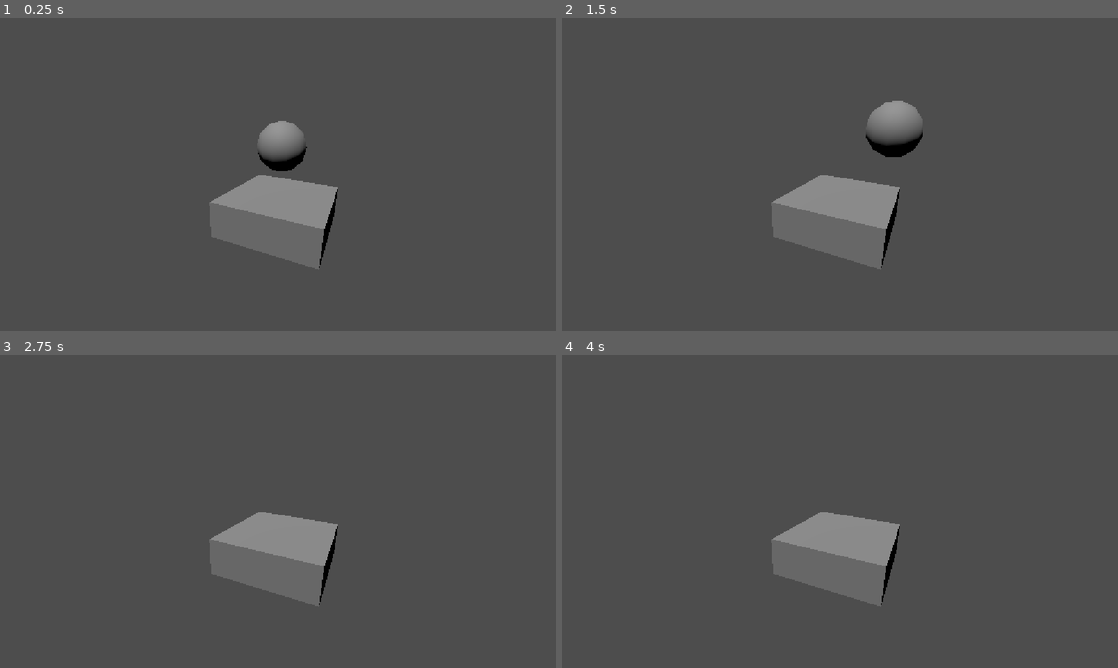
Above: before the commit, frames 1-4 (two rows, left to right).
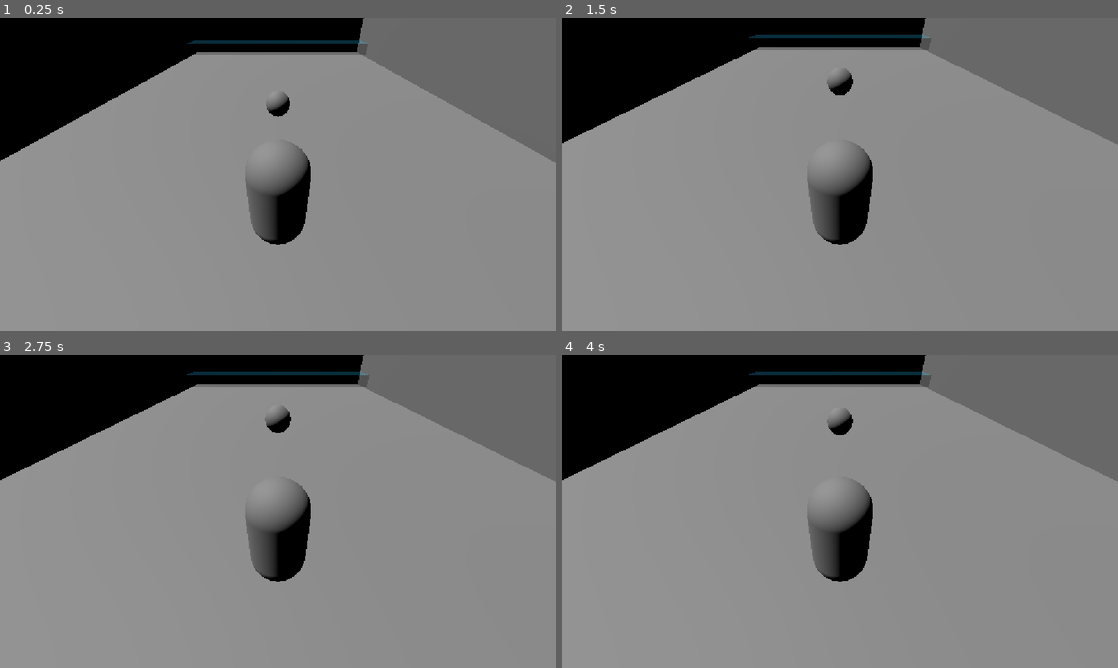
Above: after the commit, the same moments.

Repository: ericmlien/Programming-Workshop-TestProject
Game: Godot game, scene res://bodies.tscn
Same seed, same stepped clock (60 frames per second), same inputs: the game is played once before the commit and once after it. The project has no main scene, so this scene is started directly.
Inputs:
- Up to frame 1 (0.25 s): no input
- Up to frame 2 (1.5 s): no input
- Up to frame 3 (2.75 s): no input
- Up to frame 4 (4 s): no input

The runs differ from the first frame. In frame 1, 98% of the frame differs, in the area x 0-100%, y 0-100%; in frame 2, 98%; in frame 3, 99%; in frame 4, 99%.

Commit message:
now if were talkin bodies you got a perfect one so put it on me (hey!)

Diff:
--- a/bodies.tscn
+++ b/bodies.tscn
@@ -1,32 +1,159 @@
 [gd_scene format=3 uid="uid://dc1ry0yw6wkyy"]
 
 [sub_resource type="BoxShape3D" id="BoxShape3D_l16ms"]
-size = Vector3(1, 0.33642578, 1)
+size = Vector3(15, 1.847, 10)
+
+[sub_resource type="BoxShape3D" id="BoxShape3D_vgd2a"]
+size = Vector3(15, 4, 1)
+
+[sub_resource type="BoxShape3D" id="BoxShape3D_2nybb"]
+size = Vector3(15, 4, 1)
+
+[sub_resource type="BoxShape3D" id="BoxShape3D_sm0rs"]
+size = Vector3(10, 4, 1)
 
 [sub_resource type="PhysicsMaterial" id="PhysicsMaterial_l16ms"]
+friction = 0.4
 bounce = 1.0
 
 [sub_resource type="SphereShape3D" id="SphereShape3D_l16ms"]
 radius = 0.1496351
+
+[sub_resource type="BoxShape3D" id="BoxShape3D_uuy4b"]
+size = Vector3(1.5, 0.5, 10)
+
+[sub_resource type="StandardMaterial3D" id="StandardMaterial3D_0n3nq"]
+transparency = 1
+albedo_color = Color(0, 0.6901961, 1, 0.23529412)
+
+[sub_resource type="BoxMesh" id="BoxMesh_uuy4b"]
+material = SubResource("StandardMaterial3D_0n3nq")
+size = Vector3(1.5, 0.5, 10)
+
+[sub_resource type="GDScript" id="GDScript_l16ms"]
+resource_name = "capsule_character"
+script/source = "extends CharacterBody3D
+
+
+const SPEED = 5.0
+const JUMP_VELOCITY = 4.5
+
+
+func _physics_process(delta: float) -> void:
+	# Add the gravity.
+	if not is_on_floor():
+		velocity += get_gravity() * delta
+
+	# Handle jump.
+	if Input.is_action_just_pressed(\"ui_accept\") and is_on_floor():
+		velocity.y = JUMP_VELOCITY
+
+	# Get the input direction and handle the movement/deceleration.
+	# As good practice, you should replace UI actions with custom gameplay actions.
+	var input_dir := Input.get_vector(\"ui_left\", \"ui_right\", \"ui_up\", \"ui_down\")
+	var direction := (transform.basis * Vector3(input_dir.x, 0, input_dir.y)).normalized()
+	if direction:
+		velocity.x = direction.x * SPEED
+		velocity.z = direction.z * SPEED
+	else:
+		velocity.x = move_toward(velocity.x, 0, SPEED)
+		velocity.z = move_toward(velocity.z, 0, SPEED)
+
+	move_and_slide()
+
+	# dis is for kickin da ball
+	# use get_slide_collision_count() to get all colliders the characterBody3D collided with this physics frame
+	# if any of them are a RigidBody3D (like the bouncy ball!)
+	# 	use RigidBody3D.apply_central_impulse to kick the ball
+	# 	and collision.get_normal() to get the normal direction of the collision
+	#	the normal goes inward from the point of collision, which is why we inverse it by making it negative
+	for i in get_slide_collision_count():
+		var collision = get_slide_collision(i)
+		var collider = collision.get_collider()
+		if collider is RigidBody3D:
+			var kick_direction = -collision.get_normal()
+			collider.apply_central_impulse(kick_direction * 2)
+
+"
+
+[sub_resource type="CapsuleMesh" id="CapsuleMesh_l16ms"]
+radius = 0.25
+height = 1.0
+
+[sub_resource type="CapsuleShape3D" id="CapsuleShape3D_l16ms"]
+height = 1.0
 
 [node name="Bodies" type="Node3D" unique_id=1994731926]
 
 [node name="BouncingBallDemo" type="Node3D" parent="." unique_id=1599783364]
 
 [node name="Platform" type="Node3D" parent="BouncingBallDemo" unique_id=1582131012]
-transform = Transform3D(0.99849856, 0.054779194, 0, -0.054779194, 0.99849856, 0, 0, 0, 1, 0, 0, 0)
 
-[node name="CSGBox3D" type="CSGBox3D" parent="BouncingBallDemo/Platform" unique_id=1861958662]
-size = Vector3(1, 0.34521484, 1)
+[node name="Floor" type="Node3D" parent="BouncingBallDemo/Platform" unique_id=632185181]
+transform = Transform3D(1, 0, 0, 0, 1, 0, 0, 0, 1, -2.5, 0, 0)
 
-[node name="StaticBody3D" type="StaticBody3D" parent="BouncingBallDemo/Platform" unique_id=1625330607]
+[node name="CSGBox3D" type="CSGBox3D" parent="BouncingBallDemo/Platform/Floor" unique_id=1861958662]
+size = Vector3(15, 0.345, 10)
 
-[node name="CollisionShape3D" type="CollisionShape3D" parent="BouncingBallDemo/Platform/StaticBody3D" unique_id=434819320]
+[node name="StaticBody3D" type="StaticBody3D" parent="BouncingBallDemo/Platform/Floor" unique_id=1625330607]
+
+[node name="CollisionShape3D" type="CollisionShape3D" parent="BouncingBallDemo/Platform/Floor/StaticBody3D" unique_id=434819320]
+transform = Transform3D(1, 0, 0, 0, 1, 0, 0, 0, 1, 0, -0.7555996, 0)
 shape = SubResource("BoxShape3D_l16ms")
+
+[node name="Wall" type="Node3D" parent="BouncingBallDemo/Platform" unique_id=1807807187]
+transform = Transform3D(1, 0, 0, 0, 1, 0, 0, 0, 1, 0, 0, -5)
+
+[node name="CSGBox3D" type="CSGBox3D" parent="BouncingBallDemo/Platform/Wall" unique_id=635374915]
+transform = Transform3D(1, 0, 0, 0, 1, 0, 0, 0, 1, -2.5, 0, 0)
+size = Vector3(15, 4, 1)
+
+[node name="StaticBody3D" type="StaticBody3D" parent="BouncingBallDemo/Platform/Wall" unique_id=614972855]
+
+[node name="CollisionShape3D" type="CollisionShape3D" parent="BouncingBallDemo/Platform/Wall/StaticBody3D" unique_id=669050759]
+transform = Transform3D(1, 0, 0, 0, 1, 0, 0, 0, 1, -2.5, 0, -0.011)
+shape = SubResource("BoxShape3D_vgd2a")
+
+[node name="Wall2" type="Node3D" parent="BouncingBallDemo/Platform" unique_id=1573614698]
+transform = Transform3D(1, 0, 0, 0, 1, 0, 0, 0, 1, 0, 0, 5.0524416)
+
+[node name="CSGBox3D" type="CSGBox3D" parent="BouncingBallDemo/Platform/Wall2" unique_id=2095591780]
+transform = Transform3D(1, 0, 0, 0, 1, 0, 0, 0, 1, -2.5, 0, 0)
+size = Vector3(15, 4, 1)
+
+[node name="StaticBody3D" type="StaticBody3D" parent="BouncingBallDemo/Platform/Wall2" unique_id=1027072767]
+
+[node name="CollisionShape3D" type="CollisionShape3D" parent="BouncingBallDemo/Platform/Wall2/StaticBody3D" unique_id=1773412326]
+transform = Transform3D(1, 0, 0, 0, 1, 0, 0, 0, 1, -2.5, 0, 0)
+shape = SubResource("BoxShape3D_2nybb")
+
+[node name="Wall3" type="Node3D" parent="BouncingBallDemo/Platform" unique_id=1635261067]
+transform = Transform3D(-4.371139e-08, 0, 1, 0, 1, 0, -1, 0, -4.371139e-08, 5, 0, 0)
+
+[node name="CSGBox3D" type="CSGBox3D" parent="BouncingBallDemo/Platform/Wall3" unique_id=1181181583]
+size = Vector3(10, 4, 1)
+
+[node name="StaticBody3D" type="StaticBody3D" parent="BouncingBallDemo/Platform/Wall3" unique_id=1038239605]
+
+[node name="CollisionShape3D" type="CollisionShape3D" parent="BouncingBallDemo/Platform/Wall3/StaticBody3D" unique_id=1858822189]
+shape = SubResource("BoxShape3D_sm0rs")
+
+[node name="Wall4" type="Node3D" parent="BouncingBallDemo/Platform" unique_id=425382136]
+transform = Transform3D(-4.371139e-08, 0, 1, 0, 1, 0, -1, 0, -4.371139e-08, -10, 0, 0)
+
+[node name="CSGBox3D" type="CSGBox3D" parent="BouncingBallDemo/Platform/Wall4" unique_id=276866517]
+size = Vector3(10, 4, 1)
+
+[node name="StaticBody3D" type="StaticBody3D" parent="BouncingBallDemo/Platform/Wall4" unique_id=993729961]
+
+[node name="CollisionShape3D" type="CollisionShape3D" parent="BouncingBallDemo/Platform/Wall4/StaticBody3D" unique_id=573385536]
+transform = Transform3D(1, 0, 0, 0, 1, 0, 0, 0, 1, 7.555059e-10, 0, -0.017284393)
+shape = SubResource("BoxShape3D_sm0rs")
 
 [node name="BouncyBall" type="RigidBody3D" parent="BouncingBallDemo" unique_id=1181354227]
 transform = Transform3D(1, 0, 0, 0, 1, 0, 0, 0, 1, 0, 0.9334645, 0)
 physics_material_override = SubResource("PhysicsMaterial_l16ms")
+inertia = Vector3(10, 10, 10)
 
 [node name="CollisionShape3D" type="CollisionShape3D" parent="BouncingBallDemo/BouncyBall" unique_id=1924814725]
 shape = SubResource("SphereShape3D_l16ms")
@@ -34,9 +161,29 @@
 [node name="CSGSphere3D" type="CSGSphere3D" parent="BouncingBallDemo/BouncyBall" unique_id=1676481939]
 radius = 0.24120207
 
-[node name="Camera3D" type="Camera3D" parent="." unique_id=1272397794]
-transform = Transform3D(0.93137974, -0.09534713, 0.3513414, 0, 0.9650931, 0.26190725, -0.36404923, -0.24393511, 0.89886814, 0.6742176, 0.9021609, 1.8264027)
-visible = false
+[node name="Goal" type="Area3D" parent="BouncingBallDemo" unique_id=413958419]
+transform = Transform3D(1, 0, 0, 0, 1, 0, 0, 0, 1, -8.748869, 0.5, 0)
+
+[node name="CollisionShape3D" type="CollisionShape3D" parent="BouncingBallDemo/Goal" unique_id=717310881]
+shape = SubResource("BoxShape3D_uuy4b")
+
+[node name="MeshInstance3D" type="MeshInstance3D" parent="BouncingBallDemo/Goal" unique_id=810925535]
+mesh = SubResource("BoxMesh_uuy4b")
 
 [node name="DirectionalLight3D" type="DirectionalLight3D" parent="." unique_id=158281696]
 transform = Transform3D(1, 0, 0, 0, 0.47180453, 0.8817032, 0, -0.8817032, 0.47180453, 0, 1.7585849, 0.3829584)
+
+[node name="CharacterBody3D" type="CharacterBody3D" parent="." unique_id=1864291634]
+transform = Transform3D(-4.371139e-08, 0, 1, 0, 1, 0, -1, 0, -4.371139e-08, 2.791, 1.221, 0)
+axis_lock_angular_x = true
+axis_lock_angular_z = true
+script = SubResource("GDScript_l16ms")
+
+[node name="Camera3D" type="Camera3D" parent="CharacterBody3D" unique_id=1272397794]
+transform = Transform3D(1, 0, 0, 0, 0.7749445, 0.6320293, 0, -0.6320293, 0.7749445, 0, 1.2208863, 1.207238)
+
+[node name="MeshInstance3D" type="MeshInstance3D" parent="CharacterBody3D" unique_id=1180379098]
+mesh = SubResource("CapsuleMesh_l16ms")
+
+[node name="CollisionShape3D" type="CollisionShape3D" parent="CharacterBody3D" unique_id=1877597708]
+shape = SubResource("CapsuleShape3D_l16ms")
--- a/project.godot
+++ b/project.godot
@@ -19,6 +19,41 @@
 window/stretch/mode="canvas_items"
 window/stretch/aspect="expand"
 
+[input]
+
+ui_left={
+"deadzone": 0.5,
+"events": [Object(InputEventKey,"resource_local_to_scene":false,"resource_name":"","device":16,"window_id":0,"alt_pressed":false,"shift_pressed":false,"ctrl_pressed":false,"meta_pressed":false,"pressed":false,"keycode":4194319,"physical_keycode":0,"key_label":0,"unicode":0,"location":0,"echo":false,"script":null)
+, Object(InputEventJoypadButton,"resource_local_to_scene":false,"resource_name":"","device":-1,"button_index":13,"pressure":0.0,"pressed":false,"script":null)
+, Object(InputEventJoypadMotion,"resource_local_to_scene":false,"resource_name":"","device":-1,"axis":0,"axis_value":-1.0,"script":null)
+, Object(InputEventKey,"resource_local_to_scene":false,"resource_name":"","device":-1,"window_id":0,"alt_pressed":false,"shift_pressed":false,"ctrl_pressed":false,"meta_pressed":false,"pressed":false,"keycode":0,"physical_keycode":65,"key_label":0,"unicode":97,"location":0,"echo":false,"script":null)
+]
+}
+ui_right={
+"deadzone": 0.5,
+"events": [Object(InputEventKey,"resource_local_to_scene":false,"resource_name":"","device":16,"window_id":0,"alt_pressed":false,"shift_pressed":false,"ctrl_pressed":false,"meta_pressed":false,"pressed":false,"keycode":4194321,"physical_keycode":0,"key_label":0,"unicode":0,"location":0,"echo":false,"script":null)
+, Object(InputEventJoypadButton,"resource_local_to_scene":false,"resource_name":"","device":-1,"button_index":14,"pressure":0.0,"pressed":false,"script":null)
+, Object(InputEventJoypadMotion,"resource_local_to_scene":false,"resource_name":"","device":-1,"axis":0,"axis_value":1.0,"script":null)
+, Object(InputEventKey,"resource_local_to_scene":false,"resource_name":"","device":-1,"window_id":0,"alt_pressed":false,"shift_pressed":false,"ctrl_pressed":false,"meta_pressed":false,"pressed":false,"keycode":0,"physical_keycode":68,"key_label":0,"unicode":100,"location":0,"echo":false,"script":null)
+]
+}
+ui_up={
+"deadzone": 0.5,
+"events": [Object(InputEventKey,"resource_local_to_scene":false,"resource_name":"","device":16,"window_id":0,"alt_pressed":false,"shift_pressed":false,"ctrl_pressed":false,"meta_pressed":false,"pressed":false,"keycode":4194320,"physical_keycode":0,"key_label":0,"unicode":0,"location":0,"echo":false,"script":null)
+, Object(InputEventJoypadButton,"resource_local_to_scene":false,"resource_name":"","device":-1,"button_index":11,"pressure":0.0,"pressed":false,"script":null)
+, Object(InputEventJoypadMotion,"resource_local_to_scene":false,"resource_name":"","device":-1,"axis":1,"axis_value":-1.0,"script":null)
+, Object(InputEventKey,"resource_local_to_scene":false,"resource_name":"","device":-1,"window_id":0,"alt_pressed":false,"shift_pressed":false,"ctrl_pressed":false,"meta_pressed":false,"pressed":false,"keycode":0,"physical_keycode":87,"key_label":0,"unicode":119,"location":0,"echo":false,"script":null)
+]
+}
+ui_down={
+"deadzone": 0.5,
+"events": [Object(InputEventKey,"resource_local_to_scene":false,"resource_name":"","device":16,"window_id":0,"alt_pressed":false,"shift_pressed":false,"ctrl_pressed":false,"meta_pressed":false,"pressed":false,"keycode":4194322,"physical_keycode":0,"key_label":0,"unicode":0,"location":0,"echo":false,"script":null)
+, Object(InputEventJoypadButton,"resource_local_to_scene":false,"resource_name":"","device":-1,"button_index":12,"pressure":0.0,"pressed":false,"script":null)
+, Object(InputEventJoypadMotion,"resource_local_to_scene":false,"resource_name":"","device":-1,"axis":1,"axis_value":1.0,"script":null)
+, Object(InputEventKey,"resource_local_to_scene":false,"resource_name":"","device":-1,"window_id":0,"alt_pressed":false,"shift_pressed":false,"ctrl_pressed":false,"meta_pressed":false,"pressed":false,"keycode":0,"physical_keycode":83,"key_label":0,"unicode":115,"location":0,"echo":false,"script":null)
+]
+}
+
 [physics]
 
 3d/physics_engine="Jolt Physics"
Not shown, added: bodies.tscn2161936735.tmp
Not shown, added: bodies.tscn2172631135.tmp
